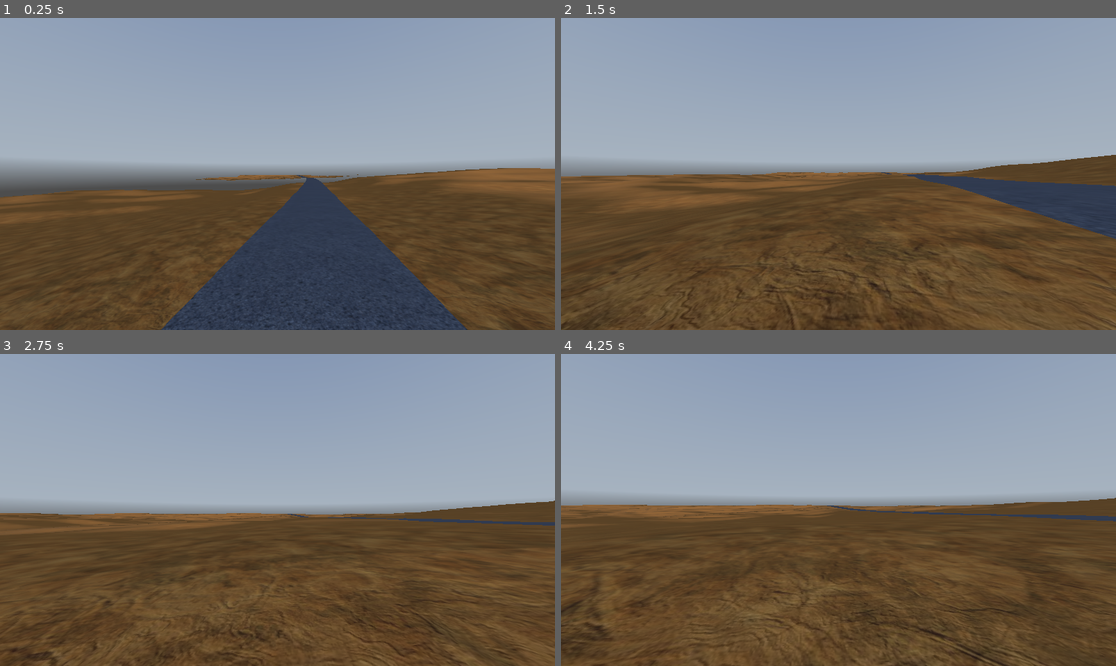
Above: before the commit, frames 1-4 (two rows, left to right).
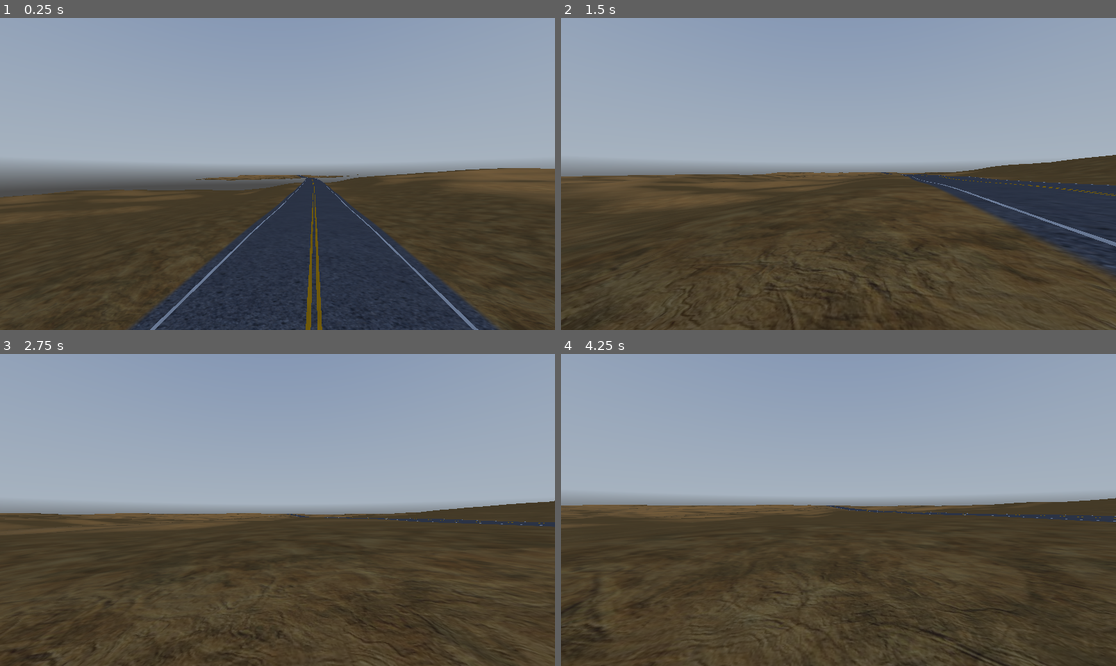
Above: after the commit, the same moments.

Repository: sola9/road-west
Game: Godot game, scene res://scenes/world.tscn
Two runs of this game, one before a commit and one after it. Both use one fixed random seed, a clock stepped at 60 frames per second and the inputs below. A sky picture missing from this copy of the repository is replaced by a grey-blue gradient.
Inputs (mouse positions are in pixels of both pictures, inside the frame that each line leads up to):
- Up to frame 1 (0.25 s): no input
- Up to frame 2 (1.5 s): move the mouse to (866, 174) at 0.52 s; hold Shift (sprint) 0.53-1.28 s; hold W (move_forward) from 0.53 s (still down); move the mouse to (810, 174) at 1.27 s; tap Shift (sprint) at 1.35 s
- Up to frame 3 (2.75 s): keep holding W (move_forward); move the mouse to (288, 503) at 2.02 s; hold Shift (sprint) from 2.03 s (still down)
- Up to frame 4 (4.25 s): keep holding W (move_forward); move the mouse to (832, 516) at 2.77 s; release Shift (sprint) at 2.78 s; tap Shift (sprint) at 2.85 s; move the mouse to (877, 513) at 3.52 s; hold Shift (sprint) from 3.53 s (still down)

The runs differ from the first frame. In frame 1, 9.1% of the frame differs, in the area x 0-100%, y 48-100%; in frame 2, 15%, in the area x 0-100%, y 43-100%; in frame 3, 9.0%; in frame 4, 13%.

Commit message:
Improved road visuals
-Added fade at road edges
-Added road markings (with wear)

Diff:
--- /dev/null
+++ b/materials/road_fade_material.tres
@@ -0,0 +1,14 @@
+[gd_resource type="ShaderMaterial" format=3 uid="uid://dbcc174ogyb7m"]
+
+[ext_resource type="Shader" uid="uid://buylvavfytvxn" path="res://shaders/road_fade.gdshader" id="1_ohu0a"]
+[ext_resource type="Texture2D" uid="uid://dq6mrbgygjsun" path="res://materials/ground_asphalt_old_03.png" id="2_bep2w"]
+
+[resource]
+render_priority = 0
+shader = ExtResource("1_ohu0a")
+shader_parameter/use_asphalt_texture = true
+shader_parameter/asphalt_texture = ExtResource("2_bep2w")
+shader_parameter/asphalt_tint = Color(0.7812578, 0.7630408, 0.75096434, 1)
+shader_parameter/edge_fade_width = 0.030000001425000002
+shader_parameter/roughness = 0.92
+shader_parameter/specular = 0.15
--- /dev/null
+++ b/materials/road_line_white.tres
@@ -0,0 +1,4 @@
+[gd_resource type="StandardMaterial3D" format=3 uid="uid://dx5pfkx4o2ex5"]
+
+[resource]
+albedo_color = Color(0.9166399, 0.91663986, 0.9166398, 1)
--- /dev/null
+++ b/materials/road_line_white_worn.tres
@@ -0,0 +1,17 @@
+[gd_resource type="ShaderMaterial" format=3 uid="uid://dj1aegu14vhsg"]
+
+[ext_resource type="Shader" uid="uid://ck0fwene2g8uq" path="res://shaders/worn_road_paint.gdshader" id="1_xhgee"]
+
+[resource]
+render_priority = 0
+shader = ExtResource("1_xhgee")
+shader_parameter/paint_color = Color(0.9, 0.9, 0.9, 1)
+shader_parameter/roughness = 0.85999998077728
+shader_parameter/wear_amount = 0.0999999977648
+shader_parameter/edge_wear = 0.3499999921768
+shader_parameter/wear_softness = 0.035
+shader_parameter/color_variation = 0.12999999709424
+shader_parameter/marking_width = 0.14
+shader_parameter/longitudinal_uv_length = 8.0
+shader_parameter/wear_frequency = 1.10000001639132
+shader_parameter/large_wear_frequency = 1.8
--- /dev/null
+++ b/materials/road_line_yellow.tres
@@ -0,0 +1,4 @@
+[gd_resource type="StandardMaterial3D" format=3 uid="uid://brgoig4tq12bd"]
+
+[resource]
+albedo_color = Color(0.94509804, 0.7647059, 0, 1)
--- /dev/null
+++ b/materials/road_line_yellow_worn.tres
@@ -0,0 +1,17 @@
+[gd_resource type="ShaderMaterial" format=3 uid="uid://b5omxgaydxwtd"]
+
+[ext_resource type="Shader" uid="uid://ck0fwene2g8uq" path="res://shaders/worn_road_paint.gdshader" id="1_pmk4s"]
+
+[resource]
+render_priority = 0
+shader = ExtResource("1_pmk4s")
+shader_parameter/paint_color = Color(0.95, 0.67, 0.08, 1)
+shader_parameter/roughness = 0.82
+shader_parameter/wear_amount = 0.0999999977648
+shader_parameter/edge_wear = 0.2999999932944
+shader_parameter/wear_softness = 0.035
+shader_parameter/color_variation = 0.1
+shader_parameter/marking_width = 0.14
+shader_parameter/longitudinal_uv_length = 8.0
+shader_parameter/wear_frequency = 1.0000000149012
+shader_parameter/large_wear_frequency = 1.8
--- a/materials/terrain_material.tres
+++ b/materials/terrain_material.tres
@@ -3,5 +3,5 @@
 [ext_resource type="Texture2D" uid="uid://lbx57gqhd8jf" path="res://materials/461223106.jpg" id="1_a5vyf"]
 
 [resource]
-albedo_color = Color(0.9999998, 0.82532775, 0.6448969, 1)
+albedo_color = Color(0.78152925, 0.733333, 0.6810006, 1)
 albedo_texture = ExtResource("1_a5vyf")
--- a/scenes/road_chunk.tscn
+++ b/scenes/road_chunk.tscn
@@ -1,10 +1,18 @@
-[gd_scene load_steps=3 format=3 uid="uid://dvk4jb54pokna"]
+[gd_scene format=3 uid="uid://dvk4jb54pokna"]
 
 [ext_resource type="Script" uid="uid://b8stw4dmwtnnq" path="res://scripts/road_chunk.gd" id="1_32ehi"]
-[ext_resource type="Material" uid="uid://bejgjdumb2snd" path="res://materials/road_material.tres" id="2_kbnab"]
+[ext_resource type="Material" uid="uid://dbcc174ogyb7m" path="res://materials/road_fade_material.tres" id="2_kbnab"]
+[ext_resource type="Material" uid="uid://b5omxgaydxwtd" path="res://materials/road_line_yellow_worn.tres" id="3_ddujo"]
+[ext_resource type="Material" uid="uid://dj1aegu14vhsg" path="res://materials/road_line_white_worn.tres" id="4_vjars"]
 
-[node name="RoadChunk" type="Node3D"]
+[node name="RoadChunk" type="Node3D" unique_id=2075587488]
 script = ExtResource("1_32ehi")
 road_material = ExtResource("2_kbnab")
+yellow_line_material = ExtResource("3_ddujo")
+white_line_material = ExtResource("4_vjars")
+edge_line_inset = 0.8
 
-[node name="RoadMesh" type="MeshInstance3D" parent="."]
+[node name="RoadMesh" type="MeshInstance3D" parent="." unique_id=1810353141]
+
+[node name="RoadMarkings" type="MeshInstance3D" parent="." unique_id=2137977790]
+cast_shadow = 0
--- a/scenes/world.tscn
+++ b/scenes/world.tscn
@@ -30,6 +30,7 @@
 [node name="WorldGenerator" type="Node" parent="." unique_id=1089810936 node_paths=PackedStringArray("floating_origin")]
 script = ExtResource("1_71j4m")
 floating_origin = NodePath("../FloatingOrigin")
+road_width = 10.0
 
 [node name="FloatingOrigin" type="Node" parent="." unique_id=669139200 node_paths=PackedStringArray("player")]
 script = ExtResource("2_4mrxx")
--- a/scripts/road_chunk.gd
+++ b/scripts/road_chunk.gd
@@ -11,8 +11,28 @@
 
 @export var texture_repeat_length: float = 8.0
 
+@export_category("Road Markings")
+
+@export var yellow_line_material: Material
+@export var white_line_material: Material
+
+# Width of each individual yellow line.
+@export var center_line_width: float = 0.14
+
+# Empty space between the two yellow lines.
+@export var center_line_gap: float = 0.16
+
+@export var edge_line_width: float = 0.14
+
+# Distance from the asphalt edge to the center of the white line.
+@export var edge_line_inset: float = 0.45
+
+# Prevents markings from flickering against the asphalt.
+@export var marking_height_offset: float = 0.025
 
 @onready var road_mesh_instance: MeshInstance3D = $RoadMesh
+@onready var road_markings_instance: MeshInstance3D = \
+	$RoadMarkings
 
 
 var chunk_index: int
@@ -62,6 +82,7 @@
 	)
 
 	_generate_road()
+	_generate_markings()
 
 
 func _generate_road() -> void:
@@ -193,3 +214,246 @@
 
 	if road_material != null:
 		road_mesh_instance.material_override = road_material
+
+func _generate_markings() -> void:
+	var markings_mesh := ArrayMesh.new()
+
+	var half_center_gap := center_line_gap * 0.5
+	var half_center_width := center_line_width * 0.5
+
+	var center_offset := (
+		half_center_gap
+		+ half_center_width
+	)
+
+	var center_offsets: Array[float] = [
+		-center_offset,
+		center_offset
+	]
+
+	_append_marking_surface(
+		markings_mesh,
+		center_offsets,
+		center_line_width,
+		yellow_line_material,
+		0.0
+	)
+
+	var road_half_width := (
+		world_generator.road_width * 0.5
+	)
+
+	var edge_offset := (
+		road_half_width
+		- edge_line_inset
+	)
+
+	var edge_offsets: Array[float] = [
+		-edge_offset,
+		edge_offset
+	]
+
+	_append_marking_surface(
+		markings_mesh,
+		edge_offsets,
+		edge_line_width,
+		white_line_material,
+		10.0
+	)
+
+	road_markings_instance.mesh = markings_mesh
+
+func _append_marking_surface(
+	target_mesh: ArrayMesh,
+	lateral_offsets: Array[float],
+	line_width: float,
+	line_material: Material,
+	pattern_group_offset: float
+) -> void:
+	if line_material == null:
+		return
+
+	if lateral_offsets.is_empty():
+		return
+
+	var segment_count := maxi(
+		1,
+		ceili(
+			chunk_length
+			/ target_segment_length
+		)
+	)
+
+	var segment_length := (
+		chunk_length
+		/ float(segment_count)
+	)
+
+	var repeats_per_chunk := (
+		chunk_length
+		/ texture_repeat_length
+	)
+
+	const UV_WRAP_CHUNKS: int = 128
+
+	var wrapped_chunk_index := posmod(
+		chunk_index,
+		UV_WRAP_CHUNKS
+	)
+
+	var bounded_uv_base := (
+		float(wrapped_chunk_index)
+		* repeats_per_chunk
+	)
+
+	var surface_tool := SurfaceTool.new()
+	surface_tool.begin(Mesh.PRIMITIVE_TRIANGLES)
+	surface_tool.set_material(line_material)
+
+	var first_strip_vertex := 0
+
+	for strip_index in range(lateral_offsets.size()):
+		var lateral_offset: float = lateral_offsets[strip_index]
+
+		# Give each strip a deterministic but different pattern offset.
+		var pattern_offset := Vector2(
+			float(strip_index) * 17.37,
+			float(strip_index) * 31.91
+		)
+
+		for segment_index in range(segment_count + 1):
+			var local_center_z := (
+				float(segment_index)
+				* segment_length
+			)
+
+			var world_center_z := (
+				absolute_origin_z
+				+ local_center_z
+			)
+
+			var center_x := (
+				world_generator.get_road_center_x(
+					world_center_z
+				)
+			)
+
+			var side_direction := (
+				world_generator.get_road_side_direction(
+					world_center_z
+				)
+			)
+
+			var first_lateral_position := (
+				lateral_offset
+				- line_width * 0.5
+			)
+
+			var second_lateral_position := (
+				lateral_offset
+				+ line_width * 0.5
+			)
+
+			var first_world_x := (
+				center_x
+				+ side_direction.x
+				* first_lateral_position
+			)
+
+			var first_world_z := (
+				world_center_z
+				+ side_direction.y
+				* first_lateral_position
+			)
+
+			var second_world_x := (
+				center_x
+				+ side_direction.x
+				* second_lateral_position
+			)
+
+			var second_world_z := (
+				world_center_z
+				+ side_direction.y
+				* second_lateral_position
+			)
+
+			var first_height := (
+				world_generator.get_road_height(
+					first_world_z
+				)
+				+ road_height_offset
+				+ marking_height_offset
+			)
+
+			var second_height := (
+				world_generator.get_road_height(
+					second_world_z
+				)
+				+ road_height_offset
+				+ marking_height_offset
+			)
+
+			var first_local := Vector3(
+				first_world_x
+					- absolute_reference_x,
+				first_height,
+				first_world_z
+					- absolute_origin_z
+			)
+
+			var second_local := Vector3(
+				second_world_x
+					- absolute_reference_x,
+				second_height,
+				second_world_z
+					- absolute_origin_z
+			)
+
+			var uv_z := (
+				bounded_uv_base
+				+ local_center_z
+				/ texture_repeat_length
+			)
+
+			surface_tool.set_normal(Vector3.UP)
+			surface_tool.set_uv(Vector2(0.0, uv_z))
+			surface_tool.set_uv2(pattern_offset)
+			surface_tool.add_vertex(first_local)
+
+			surface_tool.set_normal(Vector3.UP)
+			surface_tool.set_uv(Vector2(1.0, uv_z))
+			surface_tool.set_uv2(pattern_offset)
+			surface_tool.add_vertex(second_local)
+
+		for segment_index in range(segment_count):
+			var first_current := (
+				first_strip_vertex
+				+ segment_index * 2
+			)
+
+			var second_current := (
+				first_current + 1
+			)
+
+			var first_next := (
+				first_current + 2
+			)
+
+			var second_next := (
+				first_current + 3
+			)
+
+			surface_tool.add_index(first_current)
+			surface_tool.add_index(second_current)
+			surface_tool.add_index(first_next)
+
+			surface_tool.add_index(second_current)
+			surface_tool.add_index(second_next)
+			surface_tool.add_index(first_next)
+
+		first_strip_vertex += (
+			segment_count + 1
+		) * 2
+
+	surface_tool.commit(target_mesh)
--- /dev/null
+++ b/shaders/road_fade.gdshader
@@ -0,0 +1,56 @@
+shader_type spatial;
+
+render_mode blend_mix, depth_prepass_alpha, cull_back;
+
+uniform bool use_asphalt_texture = false;
+
+uniform sampler2D asphalt_texture :
+	source_color,
+	repeat_enable,
+	filter_linear_mipmap;
+
+uniform vec4 asphalt_tint : source_color = vec4(
+	0.18,
+	0.17,
+	0.16,
+	1.0
+);
+
+uniform float edge_fade_width :
+	hint_range(0.001, 0.2, 0.001) = 0.035;
+
+uniform float roughness :
+	hint_range(0.0, 1.0) = 0.92;
+
+uniform float specular :
+	hint_range(0.0, 1.0) = 0.15;
+
+
+void fragment() {
+	vec4 asphalt_color = asphalt_tint;
+
+	if (use_asphalt_texture) {
+		asphalt_color *= texture(
+			asphalt_texture,
+			UV
+		);
+	}
+
+	// UV.x is 0 at one road edge and 1 at the other.
+	float distance_from_edge = min(
+		UV.x,
+		1.0 - UV.x
+	);
+
+	// Only a narrow section at each edge fades.
+	float edge_alpha = smoothstep(
+		0.0,
+		edge_fade_width,
+		distance_from_edge
+	);
+
+	ALBEDO = asphalt_color.rgb;
+	ROUGHNESS = roughness;
+	SPECULAR = specular;
+	ALPHA = asphalt_color.a * edge_alpha;
+}
--- /dev/null
+++ b/shaders/worn_road_paint.gdshader
@@ -0,0 +1,201 @@
+shader_type spatial;
+
+render_mode cull_back, depth_draw_opaque;
+
+uniform vec4 paint_color : source_color = vec4(
+	0.95,
+	0.67,
+	0.08,
+	1.0
+);
+
+uniform float roughness :
+	hint_range(0.0, 1.0, 0.01) = 0.82;
+
+uniform float wear_amount :
+	hint_range(0.0, 1.0, 0.01) = 0.22;
+
+uniform float edge_wear :
+	hint_range(0.0, 1.0, 0.01) = 0.25;
+
+uniform float wear_softness :
+	hint_range(0.001, 0.25, 0.001) = 0.035;
+
+uniform float color_variation :
+	hint_range(0.0, 0.5, 0.01) = 0.10;
+
+uniform float marking_width = 0.14;
+uniform float longitudinal_uv_length = 8.0;
+
+uniform float wear_frequency :
+	hint_range(0.1, 100.0, 0.1) = 10.0;
+
+uniform float large_wear_frequency :
+	hint_range(0.1, 20.0, 0.1) = 1.8;
+
+/*
+	Simple deterministic 2D value noise.
+
+	This avoids requiring an external wear texture and remains stable
+	because it is based on the marking UV coordinates.
+*/
+float random_value(vec2 coordinate) {
+	return fract(
+		sin(
+			dot(
+				coordinate,
+				vec2(12.9898, 78.233)
+			)
+		) * 43758.5453
+	);
+}
+
+
+float value_noise(vec2 coordinate) {
+	vec2 cell = floor(coordinate);
+	vec2 fraction = fract(coordinate);
+
+	fraction = fraction * fraction * (
+		3.0 - 2.0 * fraction
+	);
+
+	float bottom_left = random_value(cell);
+	float bottom_right = random_value(
+		cell + vec2(1.0, 0.0)
+	);
+
+	float top_left = random_value(
+		cell + vec2(0.0, 1.0)
+	);
+
+	float top_right = random_value(
+		cell + vec2(1.0, 1.0)
+	);
+
+	float bottom = mix(
+		bottom_left,
+		bottom_right,
+		fraction.x
+	);
+
+	float top = mix(
+		top_left,
+		top_right,
+		fraction.x
+	);
+
+	return mix(
+		bottom,
+		top,
+		fraction.y
+	);
+}
+
+
+float fractal_noise(vec2 coordinate) {
+	float result = 0.0;
+	float amplitude = 0.5;
+
+	for (int octave = 0; octave < 4; octave++) {
+		result += value_noise(coordinate) * amplitude;
+		coordinate *= 2.03;
+		amplitude *= 0.5;
+	}
+
+	return result;
+}
+
+
+void fragment() {
+	// Convert the marking UV coordinates into approximate meters.
+	vec2 physical_coordinates = vec2(
+		UV.x * marking_width,
+		UV.y * longitudinal_uv_length
+	);
+
+	// UV2 is constant across one strip but different for every line.
+	vec2 pattern_coordinates = (
+		physical_coordinates + UV2
+	);
+
+	// Slightly increase frequency across the narrow paint strip.
+	vec2 fine_coordinates = vec2(
+		pattern_coordinates.x
+			* wear_frequency
+			* 1.5,
+		pattern_coordinates.y
+			* wear_frequency
+	);
+
+	vec2 broad_coordinates = (
+		pattern_coordinates
+		* large_wear_frequency
+	);
+
+	float fine_wear = fractal_noise(
+		fine_coordinates
+	);
+
+	float broad_wear = fractal_noise(
+		broad_coordinates
+	);
+
+	float wear_pattern = mix(
+		fine_wear,
+		broad_wear,
+		0.45
+	);
+
+	// Zero at either edge of the strip and one at its center.
+	float edge_distance = (
+		1.0
+		- abs(UV.x * 2.0 - 1.0)
+	);
+
+	float edge_damage = (
+		1.0
+		- smoothstep(
+			0.0,
+			0.35,
+			edge_distance
+		)
+	) * edge_wear;
+
+	float adjusted_wear = (
+		wear_pattern - edge_damage
+	);
+
+	float wear_threshold = mix(
+		0.18,
+		0.82,
+		wear_amount
+	);
+
+	float coverage = smoothstep(
+		wear_threshold - wear_softness,
+		wear_threshold + wear_softness,
+		adjusted_wear
+	);
+
+	ALPHA = coverage;
+	ALPHA_SCISSOR_THRESHOLD = 0.5;
+
+	// Use the per-line coordinates here too, so discoloration differs.
+	float discoloration = value_noise(
+		pattern_coordinates * vec2(
+			5.0,
+			2.0
+		)
+	);
+
+	float brightness = mix(
+		1.0 - color_variation,
+		1.0,
+		discoloration
+	);
+
+	ALBEDO = paint_color.rgb * brightness;
+	ROUGHNESS = roughness;
+	METALLIC = 0.0;
+	SPECULAR = 0.15;
+}
Not shown, added: shaders/road_fade.gdshader.uid
Not shown, added: shaders/worn_road_paint.gdshader.uid
